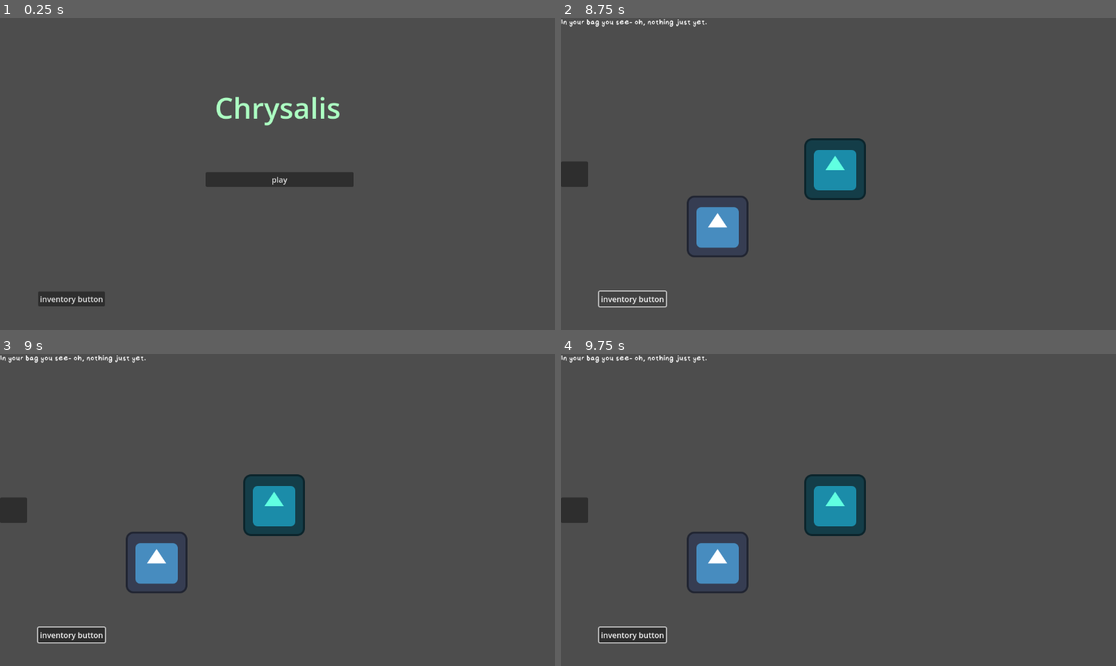
Above: before the commit, frames 1-4 (two rows, left to right).
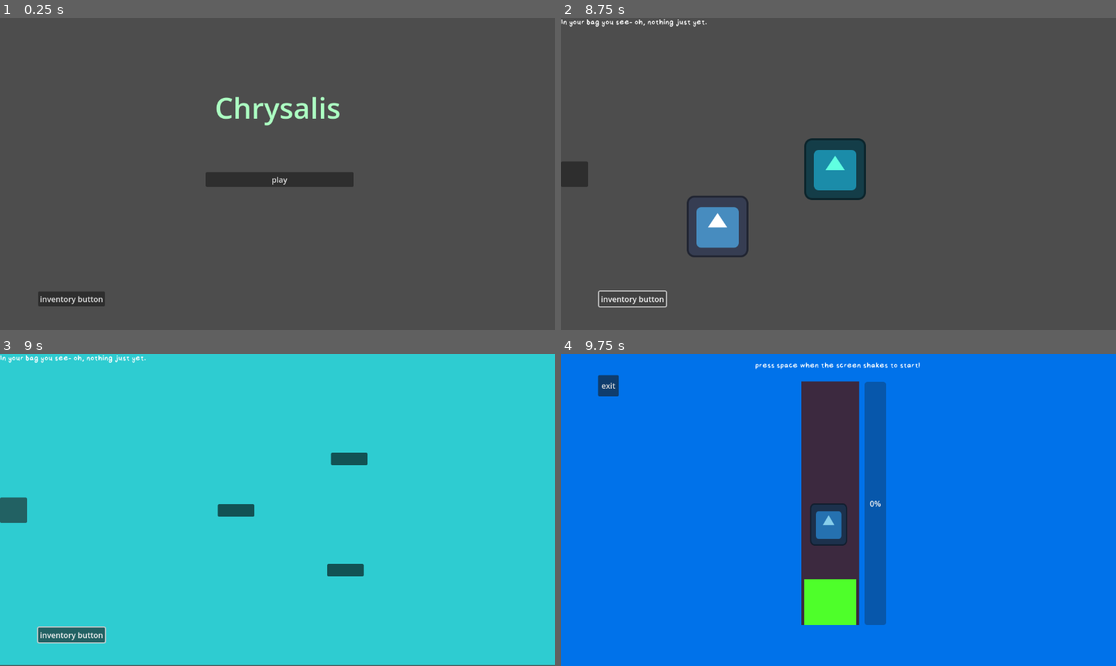
Above: after the commit, the same moments.

Repository: soapie18/gmtk-jam-26
Game: Godot game, scene res://root_context.tscn
Same seed, same stepped clock (60 frames per second), same inputs: the game is played once before the commit and once after it. The engine's default icon, where the game draws it, is replaced by a stand-in: a white triangle on a blue panel in a dark square.
Inputs (mouse positions are in pixels of both pictures, inside the frame that each line leads up to):
- Up to frame 1 (0.25 s): no input
- Up to frame 2 (8.75 s): click "play" at 0.5 s; click (838, 30) at 1.25 s; click (838, 317) at 2 s; click (1104, 174) at 2.75 s; click "inventory button" at 3.5 s; click (572, 174) at 4.25 s; click (838, 30) at 5 s; click "inventory button" at 5.75 s; click (838, 317) at 6.5 s; click (1104, 174) at 7.25 s; click "inventory button" at 8 s
- Up to frame 3 (9 s): tap Enter at 8.75 s; drag from (155, 563) to (333, 441) at 8.77 s
- Up to frame 4 (9.75 s): click (910, 460) at 9.52 s

Frames 1-2 are identical in both runs. In frame 3, 100% of the frame differs, in the area x 0-100%, y 0-100%; in frame 4, 100%.

Commit message:
fix to cleanup of fish game

Diff:
--- a/Minigame Files/FishingGame/Fish.tres
+++ b/Minigame Files/FishingGame/Fish.tres
@@ -1,9 +1,9 @@
 [gd_resource type="Resource" script_class="Fish" load_steps=2 format=3 uid="uid://gfjn6ye116uu"]
 
-[ext_resource type="Script" uid="uid://b24g03j8sbqwi" path="res://Fish.gd" id="1_u4gn8"]
+[ext_resource type="Script" uid="uid://b24g03j8sbqwi" path="res://Minigame Files/FishingGame/Fish.gd" id="1_u4gn8"]
 
 [resource]
 script = ExtResource("1_u4gn8")
-difficulty = 1.0
+difficulty = 0.46
 pattern = 2
 metadata/_custom_type_script = "uid://b24g03j8sbqwi"
--- a/Minigame Files/FishingGame/fish_shadow.gd
+++ b/Minigame Files/FishingGame/fish_shadow.gd
@@ -1,10 +1,14 @@
 extends Node2D
 
-var fishing_game_window
+@onready var fih_button = $FihButton
 
-signal start_fishing
+enum fish_type {
+	#put them here
+}
 
-func _on_area_2d_input_event(viewport: Node, event: InputEvent, shape_idx: int) -> void:
-	if event is InputEventMouseButton and event.pressed:
-		if event.button_index == MOUSE_BUTTON_LEFT:
-			start_fishing.emit()
+signal start_fishing#fish type as param
+
+func _on_start_game_trigger_pressed() -> void:
+	print("shadow clicked")
+	#feed this emit some fish type param
+	start_fishing.emit(fish_type)
--- a/Minigame Files/FishingGame/fish_shadow.tscn
+++ b/Minigame Files/FishingGame/fish_shadow.tscn
@@ -1,24 +1,14 @@
-[gd_scene load_steps=4 format=3 uid="uid://dnjugcysakcmf"]
+[gd_scene load_steps=2 format=3 uid="uid://dnjugcysakcmf"]
 
 [ext_resource type="Script" uid="uid://d1pulgk23hn8h" path="res://Minigame Files/FishingGame/fish_shadow.gd" id="1_eo1bp"]
-[ext_resource type="Texture2D" uid="uid://it8vtppvs3mp" path="res://icon.svg" id="1_urs1e"]
-
-[sub_resource type="CapsuleShape2D" id="CapsuleShape2D_eo1bp"]
-radius = 67.08434
-height = 134.16869
 
 [node name="FishShadow" type="Node2D"]
 modulate = Color(0, 0, 0, 1)
+z_index = 1
 script = ExtResource("1_eo1bp")
 
-[node name="Sprite2D" type="Sprite2D" parent="."]
-position = Vector2(-0.7500012, -1.25)
-scale = Vector2(0.32421872, 0.33203125)
-texture = ExtResource("1_urs1e")
+[node name="FihButton" type="Button" parent="."]
+offset_right = 76.0
+offset_bottom = 26.0
 
-[node name="Area2D" type="Area2D" parent="Sprite2D"]
-
-[node name="CollisionShape2D" type="CollisionShape2D" parent="Sprite2D/Area2D"]
-shape = SubResource("CapsuleShape2D_eo1bp")
-
-[connection signal="input_event" from="Sprite2D/Area2D" to="." method="_on_area_2d_input_event"]
+[connection signal="pressed" from="FihButton" to="." method="_on_start_game_trigger_pressed"]
--- a/Minigame Files/FishingGame/fishing_game.gd
+++ b/Minigame Files/FishingGame/fishing_game.gd
@@ -1,6 +1,6 @@
 extends CanvasLayer
 
-signal fishing_finished(success: bool)
+signal finished_task(success: bool)
 
 @export var fish: Fish
 @export var rod: Rod
@@ -13,6 +13,8 @@
 @onready var progress: ProgressBar       = %ProgressBar
 @onready var label_name: Label           = %FishCaughtLabel
 @onready var burst: GPUParticles2D       = %ConfettiBurst
+
+@onready var exit_button = $Control/ExitButton
 
 const BASE_BAR_HEIGHT := 20.0
 const BASE_HOOK_WINDOW := 0.6
@@ -137,7 +139,7 @@
 	_shake(5.0, 0.20)
 
 	await get_tree().create_timer(0.2).timeout
-	fishing_finished.emit(false)
+	finished_task.emit(false)
 
 func _success():
 	_state = STATE.END
@@ -149,7 +151,7 @@
 	_punch_ui(root_ui, 1.12, 0.18)
 
 	await get_tree().create_timer(0.25).timeout
-	fishing_finished.emit(true)
+	finished_task.emit(true)
 
 func _on_hook():
 	_state = STATE.PLAY
@@ -238,3 +240,7 @@
 	Engine.time_scale = 0.0
 	await get_tree().create_timer(seconds, true, true, true).timeout
 	Engine.time_scale = 1.0
+
+
+func _on_exit_button_pressed() -> void:
+	finished_task.emit(false)
--- a/Minigame Files/FishingGame/fishing_game.tscn
+++ b/Minigame Files/FishingGame/fishing_game.tscn
@@ -23,6 +23,7 @@
 
 [node name="Control" type="Control" parent="."]
 unique_name_in_owner = true
+z_index = 1
 layout_mode = 3
 anchors_preset = 15
 anchor_right = 1.0
@@ -35,17 +36,27 @@
 anchors_preset = 15
 anchor_right = 1.0
 anchor_bottom = 1.0
-offset_left = 198.0
-offset_top = 16.0
-offset_right = 198.0
-offset_bottom = 16.0
+offset_left = -2.0
+offset_top = -4.0
+offset_right = 562.1763
+offset_bottom = 68.65167
 grow_horizontal = 2
 grow_vertical = 2
 scale = Vector2(0.68000007, 0.9200006)
 color = Color(0, 0.44705883, 0.91764706, 1)
 
+[node name="ExitButton" type="Button" parent="Control"]
+z_index = 2
+layout_mode = 0
+offset_left = 77.0
+offset_top = 44.0
+offset_right = 120.0
+offset_bottom = 88.0
+text = "exit"
+
 [node name="CatchBox" type="Control" parent="Control"]
 unique_name_in_owner = true
+z_index = 1
 layout_mode = 1
 anchors_preset = 8
 anchor_left = 0.5
@@ -124,10 +135,12 @@
 anchors_preset = 5
 anchor_left = 0.5
 anchor_right = 0.5
-offset_left = -123.0
-offset_top = 29.0
-offset_right = 126.0
-offset_bottom = 58.0
+offset_left = -173.0
+offset_top = 16.0
+offset_right = 170.0
+offset_bottom = 54.0
 grow_horizontal = 2
 theme = ExtResource("5_h87qr")
-text = "press space when the screen shakes!"
+text = "press space when the screen shakes to start!"
+
+[connection signal="pressed" from="Control/ExitButton" to="." method="_on_exit_button_pressed"]
--- a/Minigame Files/FishingGame/fishing_pond.gd
+++ b/Minigame Files/FishingGame/fishing_pond.gd
@@ -7,21 +7,29 @@
 @onready var fish_shadow_2 = $FishShadow2
 @onready var fish_shadow_3 = $FishShadow3
 
-signal fishing_complete(success: bool)
+signal finished_task(success: bool)
 
 func _ready() -> void:
 	fishing_game_instance = fishing_game.instantiate()
-
-	fishing_game_instance.fishing_finished.connect(cleanup_fishing_game)
+	fishing_game_instance.finished_task.connect(cleanup_fishing_game)
 
 	fish_shadow_1.start_fishing.connect(start_fishing_game)
 	fish_shadow_2.start_fishing.connect(start_fishing_game)
 	fish_shadow_3.start_fishing.connect(start_fishing_game)
 
-func start_fishing_game() -> void:
+func start_fishing_game(fish_type) -> void:
+	fish_shadow_1.fih_button.disabled = true
+	fish_shadow_2.fih_button.disabled = true
+	fish_shadow_3.fih_button.disabled = true
+
+	#change details regarding fish type here, before adding to tree.
 	add_child(fishing_game_instance)
 
 func cleanup_fishing_game(success: bool) -> void:
 	fishing_game_instance.queue_free()
 
-	fishing_complete.emit(success)
+	finished_task.emit(success)
+
+	fish_shadow_1.fih_button.disabled = false
+	fish_shadow_2.fih_button.disabled = false
+	fish_shadow_3.fih_button.disabled = false
--- a/Systems/Scene Management/minigame_manager.gd
+++ b/Systems/Scene Management/minigame_manager.gd
@@ -3,7 +3,7 @@
 @onready var scene_manager = $"../SceneManager"
 
 # For when a minigame needs to be instantiated on request.
-@onready var pond_minigame_file
+@onready var pond_minigame_file = preload("res://Minigame Files/FishingGame/fishing_pond.tscn")
 @onready var nest_minigame_file
 @onready var leaves_minigame_file
 @onready var wasps_minigame_file
@@ -13,6 +13,7 @@
 
 var selected_minigame: PackedScene
 var current_active_minigame
+var cleanup_function
 
 var items_required_for_minigame: Array
 
@@ -31,28 +32,42 @@
 	match minigame_name_tag:
 		"pond":
 			selected_minigame = pond_minigame_file
+
+			cleanup_function = Callable(fishing_minigame_end)
 		"nest":
 			selected_minigame = nest_minigame_file
 
 			items_required_for_minigame.append("feather")
 			items_required_for_minigame.append("twig")
+
+			cleanup_function = Callable(nest_minigame_end)
 		"leaves":
 			selected_minigame = leaves_minigame_file
 
 			items_required_for_minigame.append("monarch caterpillar")
+
+			cleanup_function = Callable(leaves_task_end)
 		"wasps":
 			selected_minigame = wasps_minigame_file
+
+			cleanup_function = Callable(wasps_minigame_end)
 		"spider":
 			selected_minigame = spider_minigame_file
+
+			cleanup_function = Callable(spider_minigame_end)
 		"branch":
 			selected_minigame = branch_minigame_file
 
 			items_required_for_minigame.append("moth caterpillar")
 			items_required_for_minigame.append("apple")
+
+			cleanup_function = Callable(feed_moths_task_end)
 		"cat bowl":
 			selected_minigame = bowl_minigame_file
 
 			items_required_for_minigame.append("fish")
+
+			cleanup_function = Callable(cat_bowl_task_end)
 		_:
 			return
 
@@ -61,49 +76,57 @@
 
 	if can_start_minigame:
 		print("ready to start this minigame!")
-		#current_active_minigame = selected_minigame.instantiate()
-		#add_child(current_active_minigame)
+		current_active_minigame = selected_minigame.instantiate()
+		add_child(current_active_minigame)
+
+		# Every minigame/task will have a signal called this, but will be
+		# connected to a unique function to handle its cleanup, as found
+		# below. As such ensure all necessary params are passed to the function
+		# from the signal.
+		current_active_minigame.finished_task.connect(cleanup_function)
 
 
 func cleanup_minigame() -> void:
-	# TODO: handle what happens if you win or lose the minigame.
-	# make a func for each minigame in order to respond to a unique signal from each on game end.
-	# use this func as a queue free only.
-
 	current_active_minigame.queue_free()
 
 # These functions will be tied to signals emitted within the games/tasks in
 # question. They handle the outcomes of the task/game. may disable replay, may
 # add loot to inventory, change sprites, and more depending on the minigame/task
 # in question.
-func fishing_minigame_end() -> void:
+# NOTE - its important that the parameters match up to the ones passed from the
+# signal finished_task emitted from in game.
+
+func fishing_minigame_end(success: bool) -> void:
+	print("fishing game terminated")
 	cleanup_minigame()
-	pass
 
+	# Adding fish loot to inventory.
+	if success:
+		pass
+	else:
+		pass
+
+# TODO: sophie's task
 func leaves_task_end() -> void:
 	cleanup_minigame()
-	pass
 
+# TODO: sophie's task
 func cat_bowl_task_end() -> void:
 	cleanup_minigame()
-	pass
 
 func nest_minigame_end() -> void:
 	cleanup_minigame()
-	pass
 
 func wasps_minigame_end() -> void:
 	cleanup_minigame()
-	pass
 
 func spider_minigame_end() -> void:
 	cleanup_minigame()
-	pass
 
+# TODO: sophie's task
 func feed_moths_task_end() -> void:
 	cleanup_minigame()
-	pass
 
+# TODO: sophie's task
 func water_plants_task_end() -> void:
 	cleanup_minigame()
-	pass
